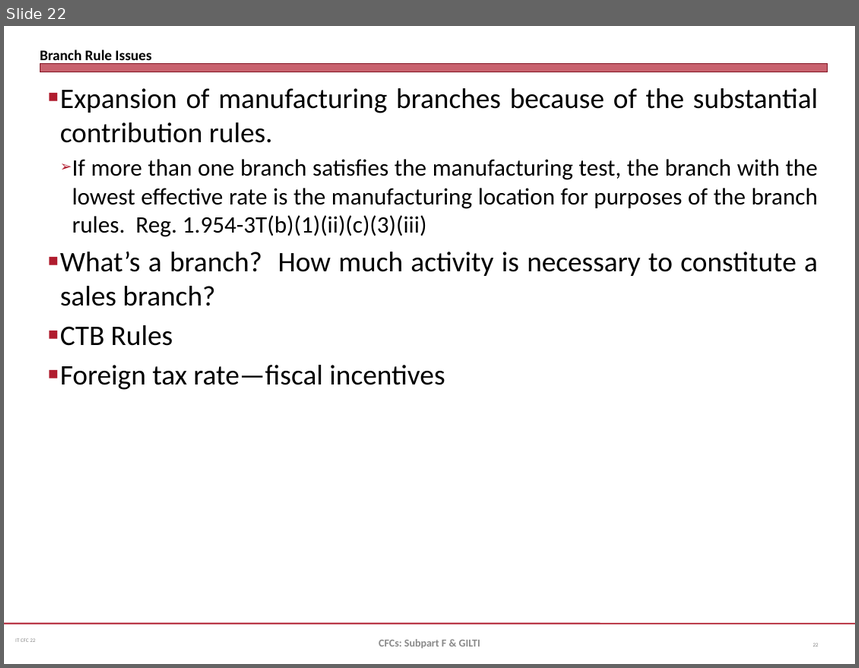
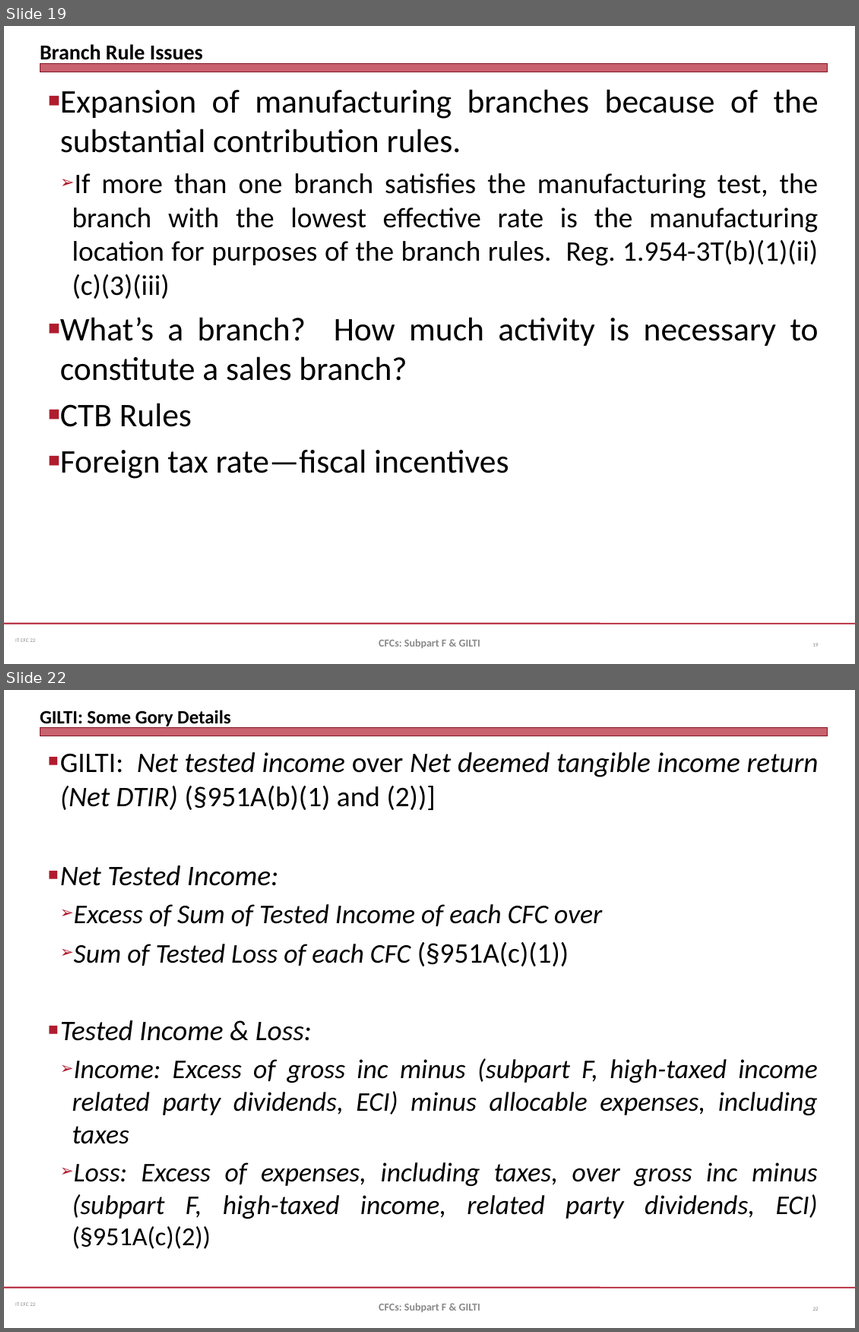
Before and after one commit to jmc877/International-Tax, a slide deck: slides/IT_CFC_22_1.pptx. Shown one above the other, each under a label of ours: slide 22 before the commit, slides 19 and 22 after it; the slides between them are not shown. The pictures are 859x668 and 859x1332 pixels, drawn with LibreOffice and Linux fonts; fonts in the diff are those of the drawing. Boxes give left, top, right and bottom in pixels: in the first picture for what was removed or moved away, otherwise in the second. Text is boxed around its words. In the diff, an @@ line names an element or a change of style, - is before the commit and + after.

```diff
--- a/slides/IT_CFC_22_1.pptx
+++ b/slides/IT_CFC_22_1.pptx
@@ slide 22 added at bbox=[4, 690, 855, 1328], background #FFFFFF; not listed: 3 template elements that a slide beside it also shows @@
@@ title added at bbox=[40, 710, 231, 728], 16 pt, text #000000, bold @@
+GILTI: Some Gory Details
@@ text added at bbox=[60, 752, 819, 1249], 22.9 pt, text #000000, italic @@
+■ GILTI: Net tested income over Net deemed tangible income return (Net DTIR) (§951A(b)(1) and (2))]
+■ Net Tested Income:
+  ➢ Excess of Sum of Tested Income of each CFC over
+  ➢ Sum of Tested Loss of each CFC (§951A(c)(1))
+■ Tested Income & Loss:
+  ➢ Income: Excess of gross inc minus (subpart F, high-taxed income related party dividends, ECI) minus allocable expenses, including taxes
+  ➢ Loss: Excess of expenses, including taxes, over gross inc minus (subpart F, high-taxed income, related party dividends, ECI) (§951A(c)(2))
@@ text added at bbox=[379, 1303, 481, 1312], 9 pt, text #898989, bold @@
+CFCs: Subpart F & GILTI
@@ page number added at bbox=[813, 1307, 819, 1311], 4.5 pt, text #808080 @@
+22
@@ what was slide 22 is now slide 19 @@
@@ slide 19 changed as well @@
@@ title "Branch Rule Issues" at bbox=[40, 44, 203, 65]: size 12.4 to 18 pt @@
@@ text "Expansion of manufacturing branches because ..." at bbox=[60, 89, 819, 479]: size 24 to 28 pt in "Expansion of manufacturing branches because of the ...", "What’s a branch? How much activity is ...", "CTB Rules", "Foreign tax rate—fiscal incentives"; size 20 to 24 pt in "If more than one branch satisfies the ..." @@
```
Also in this commit, not shown: 16 other slides changed, 6 other slides added, 2 slides removed, 2 other files.
